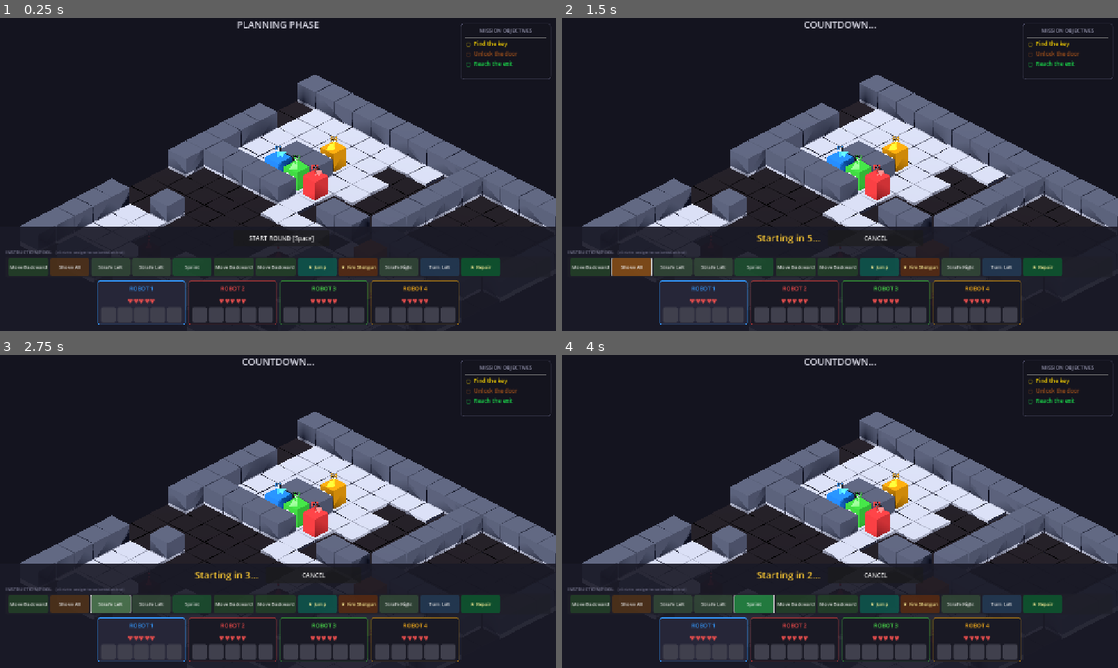
Above: before the commit, frames 1-4 (two rows, left to right).
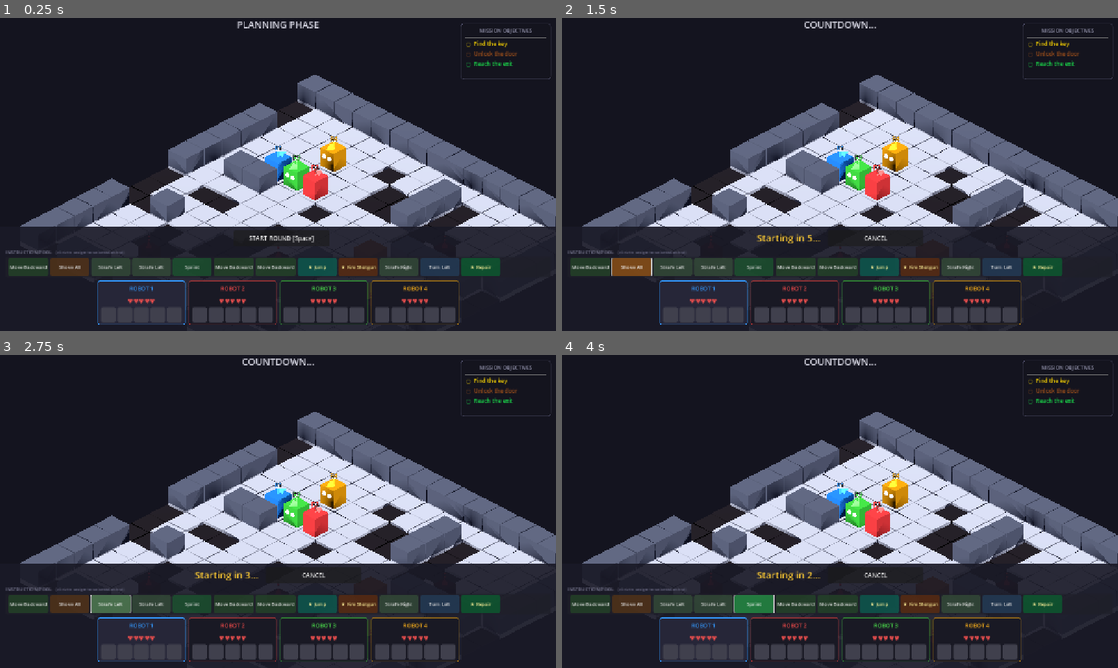
Above: after the commit, the same moments.

Repository: afaucher/goto
Game: Godot game, scene res://scenes/main.tscn
Two runs of this game, one before a commit and one after it. Both use one fixed random seed, a clock stepped at 60 frames per second and the inputs below.
Inputs:
- Up to frame 1 (0.25 s): no input
- Up to frame 2 (1.5 s): click "START ROUND [Space]" at 0.5 s; click "Shove All" at 1.25 s
- Up to frame 3 (2.75 s): click "Strafe Left" at 2 s
- Up to frame 4 (4 s): click "Strafe Left" at 2.75 s; click "Sprint" at 3.5 s

The runs differ from the first frame. In frame 1, 6.0% of the frame differs, in the area x 27-99%, y 35-67%; in frame 2, 6.0%; in frame 3, 6.0%; in frame 4, 6.0%.

Commit message:
Fix connectivity, smooth camera, compact buffer, 3-round execution
- Level gen: connect isolated regions by carving corridors (not deleting tiles)
- Explicitly carve corridors to exit, keys, and all robot spawns
- Camera smoothly pans to selected robot instead of instant snap
- Instruction buffer: compact (shift-left on remove, no gaps)
- Turn execution: 3 rounds, each entity gets one instruction per round
- Execution delay slowed 30% (0.78s per step) for visual tracking

Diff:
--- a/scripts/level_generator.gd
+++ b/scripts/level_generator.gd
@@ -252,91 +252,113 @@
 
 
 ## Ensure all walkable tiles are reachable from robot spawns.
-## Uses flood fill from the first robot spawn. Unreachable walkable tiles
-## are converted to gaps. Walls blocking critical objectives get doorways.
+## Finds disconnected regions and carves paths between them.
 func _ensure_connectivity() -> void:
 	if robot_spawns.is_empty():
 		return
 
-	# Collect all critical positions that MUST be reachable
-	var critical_positions: Array[Vector2i] = []
-	critical_positions.append(exit_position)
-	for kp: Vector2i in key_positions:
-		critical_positions.append(kp)
-	for sp: Vector2i in robot_spawns:
-		critical_positions.append(sp)
-
-	# Flood fill from first robot spawn
-	var start: Vector2i = robot_spawns[0]
-	var visited: Dictionary = {}  # Vector2i -> bool
-	var queue: Array[Vector2i] = [start]
-	visited[start] = true
-
-	while not queue.is_empty():
-		var current: Vector2i = queue.pop_front()
-		var neighbors: Array[Vector2i] = [
-			Vector2i(current.x + 1, current.y),
-			Vector2i(current.x - 1, current.y),
-			Vector2i(current.x, current.y + 1),
-			Vector2i(current.x, current.y - 1),
-		]
-		for neighbor: Vector2i in neighbors:
-			if visited.has(neighbor):
-				continue
-			if neighbor.x < 0 or neighbor.x >= width:
-				continue
-			if neighbor.y < 0 or neighbor.y >= height:
-				continue
-			# Can walk on solid floor with no wall (or special tiles like exit/key/door)
-			if floor_grid[neighbor.y][neighbor.x] == FloorCell.GAP:
-				continue
-			if wall_grid[neighbor.y][neighbor.x] == WallCell.WALL:
-				continue
-			visited[neighbor] = true
-			queue.append(neighbor)
-
-	# Check if critical positions are reachable; if not, carve paths
-	for critical_pos: Vector2i in critical_positions:
-		if visited.has(critical_pos):
-			continue
-		# Carve a path from critical_pos toward the nearest visited tile
-		_carve_path_to_visited(critical_pos, visited)
-
-	# Convert unreachable walkable tiles to gaps
+	# Find all walkable tiles
+	var all_walkable: Dictionary = {}  # Vector2i -> bool
 	for y: int in range(height):
 		for x: int in range(width):
-			var pos := Vector2i(x, y)
-			if floor_grid[y][x] == FloorCell.SOLID and wall_grid[y][x] == WallCell.EMPTY:
-				if not visited.has(pos):
-					floor_grid[y][x] = FloorCell.GAP
-
-
-## Carve a straight-line path from an unreachable position toward visited tiles.
-func _carve_path_to_visited(from: Vector2i, visited: Dictionary) -> void:
-	# Find the nearest visited tile
-	var nearest: Vector2i = from
-	var nearest_dist: float = INF
-	for visited_pos: Vector2i in visited.keys():
-		var dist: float = (visited_pos - from).length()
-		if dist < nearest_dist:
-			nearest_dist = dist
-			nearest = visited_pos
-
-	# Walk from 'from' toward 'nearest', removing walls along the way
+			if floor_grid[y][x] == FloorCell.SOLID and wall_grid[y][x] != WallCell.WALL:
+				all_walkable[Vector2i(x, y)] = true
+
+	if all_walkable.is_empty():
+		return
+
+	# Find connected regions via flood fill
+	var assigned: Dictionary = {}  # Vector2i -> region_id
+	var regions: Array = []  # Array of Array[Vector2i]
+
+	for tile: Vector2i in all_walkable.keys():
+		if assigned.has(tile):
+			continue
+		# BFS to find this region
+		var region: Array[Vector2i] = []
+		var queue: Array[Vector2i] = [tile]
+		assigned[tile] = regions.size()
+		while not queue.is_empty():
+			var current: Vector2i = queue.pop_front()
+			region.append(current)
+			var neighbors: Array[Vector2i] = [
+				Vector2i(current.x + 1, current.y),
+				Vector2i(current.x - 1, current.y),
+				Vector2i(current.x, current.y + 1),
+				Vector2i(current.x, current.y - 1),
+			]
+			for neighbor: Vector2i in neighbors:
+				if all_walkable.has(neighbor) and not assigned.has(neighbor):
+					assigned[neighbor] = regions.size()
+					queue.append(neighbor)
+		regions.append(region)
+
+	if regions.size() <= 1:
+		return  # Already fully connected
+
+	# Find the main region (the one containing robot spawn 0)
+	var main_region_id: int = 0
+	if assigned.has(robot_spawns[0]):
+		main_region_id = assigned[robot_spawns[0]]
+
+	# Merge all other regions into the main region by carving paths
+	var main_tiles: Dictionary = {}  # Quick lookup for main region tiles
+	for tile: Vector2i in regions[main_region_id]:
+		main_tiles[tile] = true
+
+	for region_id: int in range(regions.size()):
+		if region_id == main_region_id:
+			continue
+		var region: Array = regions[region_id]
+		# Find the closest pair of tiles between this region and main region
+		var best_from: Vector2i = region[0]
+		var best_to: Vector2i = regions[main_region_id][0]
+		var best_dist: float = INF
+		# Sample up to 20 tiles from each region for performance
+		var sample_a: Array = region.slice(0, mini(20, region.size()))
+		var sample_b: Array = regions[main_region_id].slice(0, mini(20, regions[main_region_id].size()))
+		for a: Vector2i in sample_a:
+			for b: Vector2i in sample_b:
+				var dist: float = absf(a.x - b.x) + absf(a.y - b.y)
+				if dist < best_dist:
+					best_dist = dist
+					best_from = a
+					best_to = b
+
+		# Carve a path from best_from to best_to
+		_carve_corridor(best_from, best_to)
+		# Add the connected tiles to main region for next merges
+		for tile: Vector2i in region:
+			main_tiles[tile] = true
+		regions[main_region_id].append_array(region)
+
+	# Explicitly ensure critical positions are connected to spawn 0
+	var origin: Vector2i = robot_spawns[0]
+	# Carve to exit
+	_carve_corridor(origin, exit_position)
+	# Carve to keys
+	for kp: Vector2i in key_positions:
+		_carve_corridor(origin, kp)
+	# Carve to all robot spawns
+	for sp: Vector2i in robot_spawns:
+		_carve_corridor(origin, sp)
+
+
+## Carve a corridor between two points, clearing walls and filling gaps.
+func _carve_corridor(from: Vector2i, to: Vector2i) -> void:
 	var current: Vector2i = from
 	var safety: int = 0
-	while current != nearest and safety < 100:
+	while current != to and safety < 200:
 		safety += 1
-		# Move one step toward target
-		var dx: int = signi(nearest.x - current.x)
-		var dy: int = signi(nearest.y - current.y)
+		var dx: int = signi(to.x - current.x)
+		var dy: int = signi(to.y - current.y)
 		# Prefer the axis with the larger distance
-		if absi(nearest.x - current.x) >= absi(nearest.y - current.y):
+		if absi(to.x - current.x) >= absi(to.y - current.y):
 			current.x += dx
 		else:
 			current.y += dy
 
-		# Ensure in bounds
+		# Stay in bounds (not on perimeter)
 		if current.x < 1 or current.x >= width - 1:
 			continue
 		if current.y < 1 or current.y >= height - 1:
@@ -348,5 +370,3 @@
 		# Ensure solid floor
 		if floor_grid[current.y][current.x] == FloorCell.GAP:
 			floor_grid[current.y][current.x] = FloorCell.SOLID
-
-		visited[current] = true
--- a/scripts/main.gd
+++ b/scripts/main.gd
@@ -87,11 +87,7 @@
 
 func _on_robot_selected(robot_id: int) -> void:
 	_selected_robot_id = robot_id
-	# Snap camera to selected robot
-	if robot_id < GameManager.robots.size():
-		var robot: Robot = GameManager.robots[robot_id]
-		if robot.is_alive:
-			_camera.center_on(_level_renderer.grid_to_world(robot.grid_pos))
+	# Camera will smoothly pan via follow_target in _process
 
 
 func _process(delta: float) -> void:
